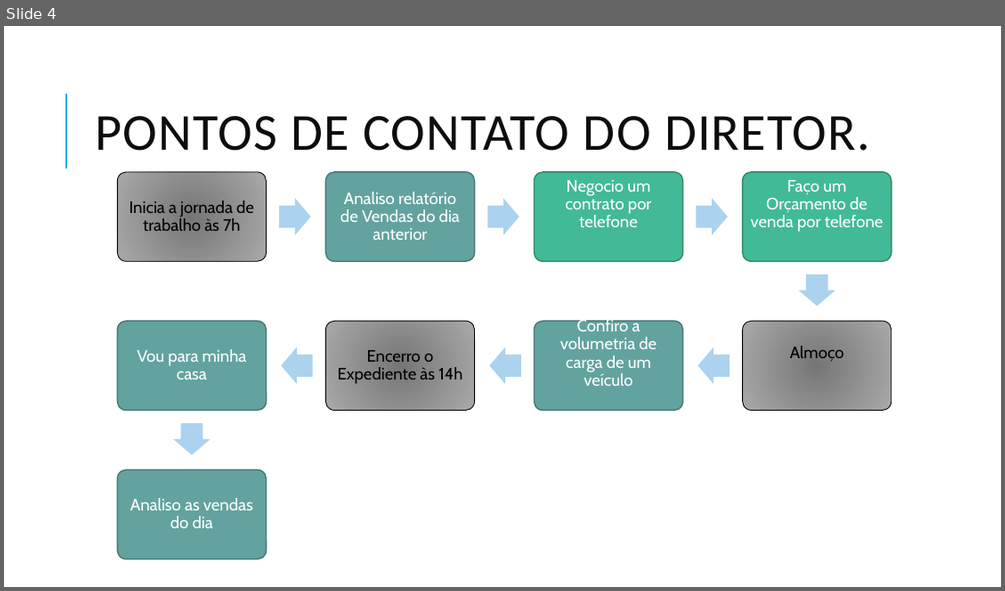
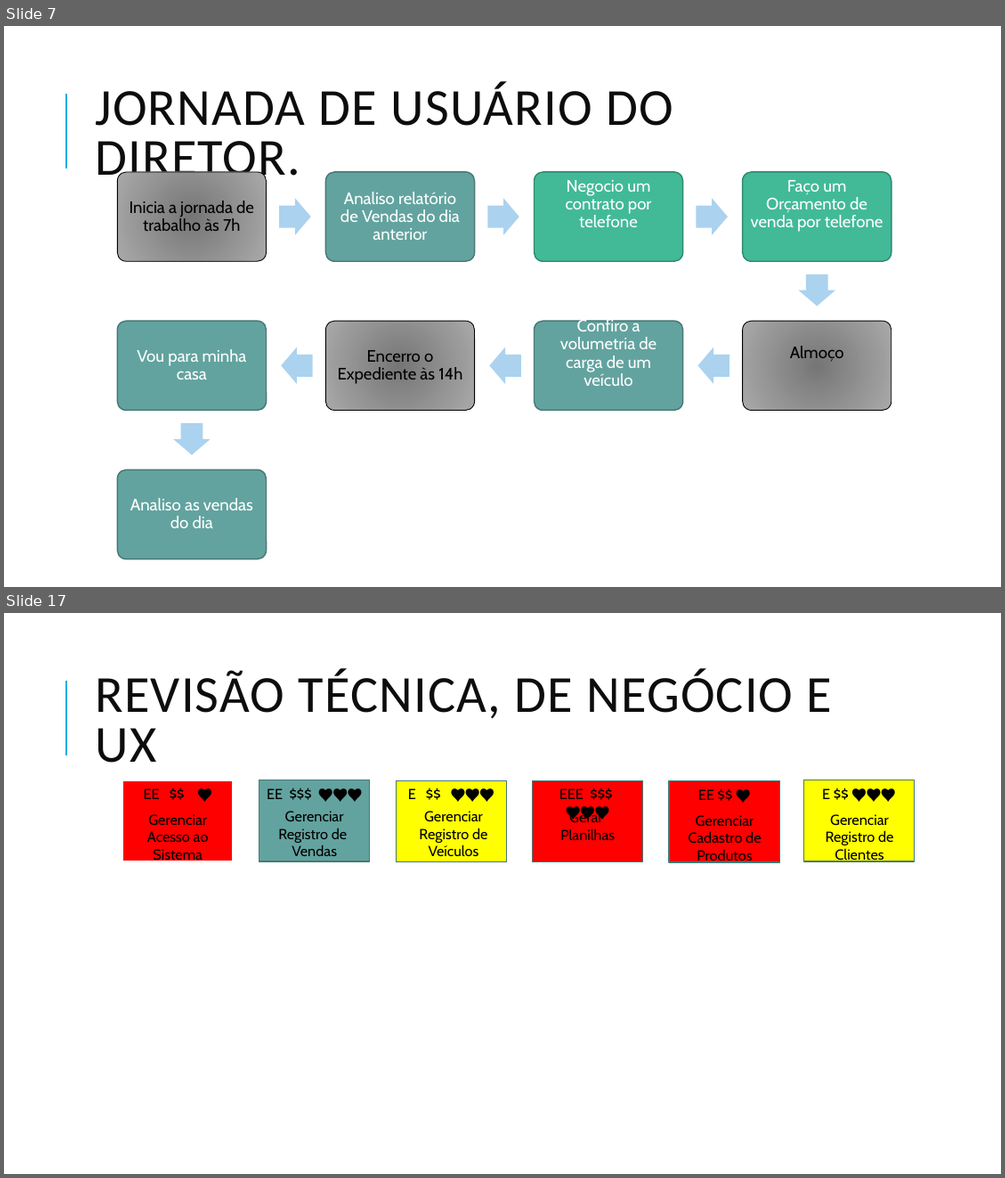
Before and after one commit to allancac/TCC_Desenvolvimento_Web_Full_Stack_2021, a slide deck: PBB – Product Baklog Building.pptx. Shown one above the other, each under a label of ours: slide 4 before the commit, slides 7 and 17 after it; the slides between them are not shown. The pictures are 1005x591 and 1005x1178 pixels, drawn with LibreOffice and Linux fonts; fonts in the diff are those of the drawing. Boxes give left, top, right and bottom in pixels: in the first picture for what was removed or moved away, otherwise in the second. Text is boxed around its words. In the diff, an @@ line names an element or a change of style, - is before the commit and + after.

```diff
--- a/PBB – Product Baklog Building.pptx
+++ b/PBB – Product Baklog Building.pptx
@@ slide 17 added at <box>4,613,1001,1174</box>, background #FFFFFF; not listed: 1 template element that a slide beside it also shows @@
@@ title added at <box>95,669,832,763</box>, 50 pt, text #0D0D0D @@
+REVISÃO TÉCNICA, DE NEGÓCIO E UX
@@ rectangle added at <box>122,779,233,861</box>, fill #FF0000, outline #FFFFFF 1.5 pt @@
@@ text added at <box>144,788,160,799</box>, 14 pt, text #000000 @@
+EE $$ ♥
@@ rectangle added at <box>259,779,370,861</box>, fill #62A39F, outline #497976 1.25 pt @@
@@ text added at <box>267,788,283,799</box>, 14 pt, text #000000 @@
+EE $$$ ♥♥♥
@@ rectangle added at <box>396,780,507,862</box>, fill #FFFF00, outline #497976 1.25 pt @@
@@ text added at <box>408,788,416,799</box>, 14 pt, text #000000 @@
+E $$ ♥♥♥
@@ rectangle added at <box>533,780,643,862</box>, fill #FF0000, outline #497976 1.25 pt @@
@@ text added at <box>559,788,583,799</box>, 14 pt, text #000000 @@
+EEE $$$ ♥♥♥
@@ rectangle added at <box>669,781,779,863</box>, fill #FF0000, outline #497976 1.25 pt @@
@@ text added at <box>698,789,714,800</box>, 14 pt, text #000000 @@
+EE $$ ♥
@@ rectangle added at <box>803,779,914,861</box>, fill #FFFF00, outline #497976 1.25 pt @@
@@ text added at <box>822,788,830,799</box>, 14 pt, text #000000 @@
+E $$ ♥♥♥
@@ text added at <box>147,814,209,864</box>, 14 pt, text #000000 @@
+Gerenciar Acesso ao Sistema
@@ text added at <box>278,811,347,856</box>, 14 pt, text #000000 @@
+Gerenciar Registro de Vendas
@@ text added at <box>419,811,487,856</box>, 14 pt, text #000000 @@
+Gerenciar Registro de Veículos
@@ text added at <box>560,811,615,840</box>, 14 pt, text #000000 @@
+Gerar Planilhas
@@ text added at <box>688,815,760,865</box>, 14 pt, text #000000 @@
+Gerenciar Cadastro de Produtos
@@ text added at <box>825,814,893,864</box>, 14 pt, text #000000 @@
+Gerenciar Registro de Clientes
@@ what was slide 4 is now slide 7 @@
@@ slide 7 changed as well @@
@@ title at <box>95,82,673,187</box>: text changed @@
-PONTOS DE CONTATO DO DIRETOR.
+JORNADA DE USUÁRIO DO DIRETOR.
```
Also in this commit, not shown: 7 other slides changed, 11 other slides added, 5 slides removed, 5 other files.
